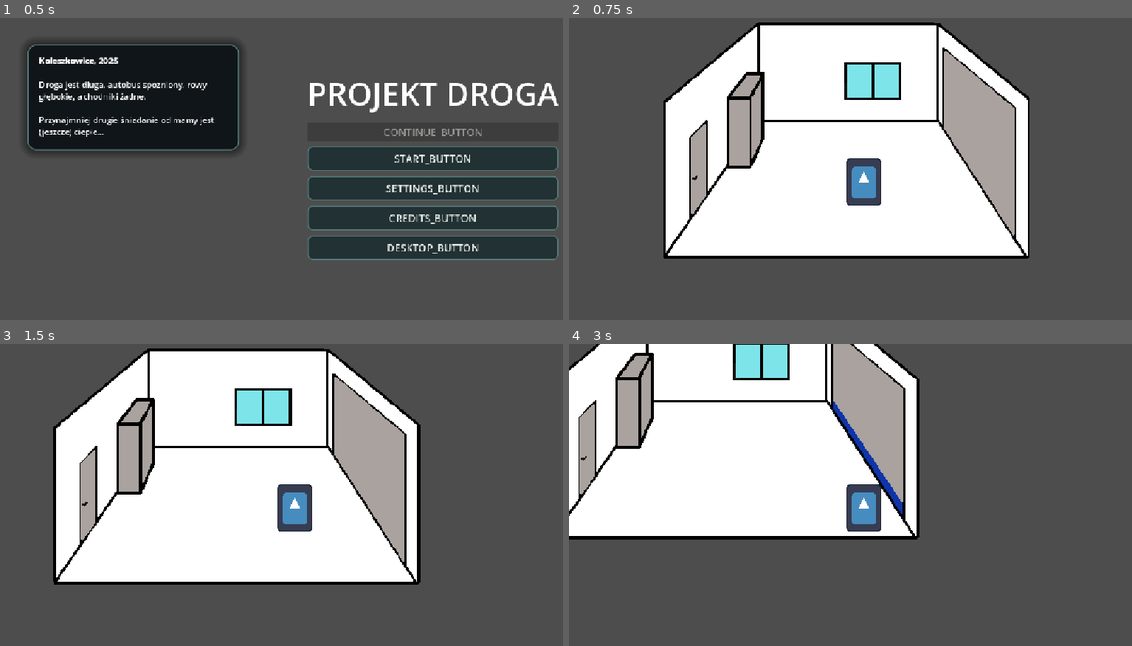
Above: before the commit, frames 1-4 (two rows, left to right).
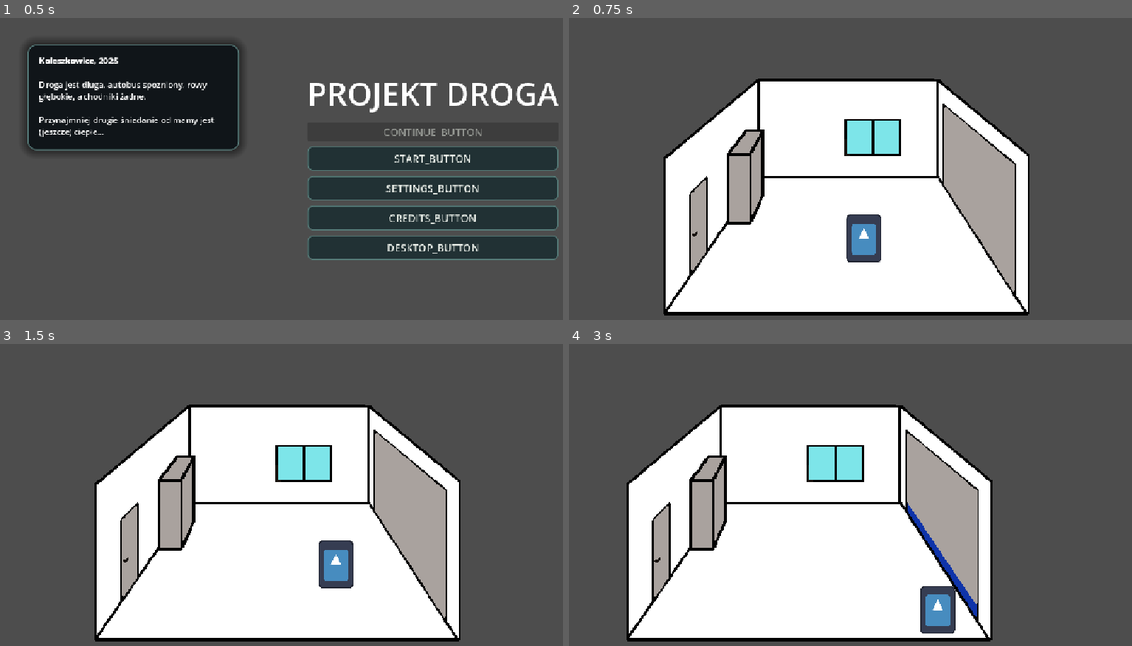
Above: after the commit, the same moments.

Repository: W00jo/projekt-droga
Game: Godot game, scene res://src/menus/main_menu.tscn
Same seed, same stepped clock (60 frames per second), same inputs: the game is played once before the commit and once after it. The project has no main scene, so this scene is started directly. The engine's default icon, where the game draws it, is replaced by a stand-in: a white triangle on a blue panel in a dark square.
Inputs:
- Up to frame 1 (0.5 s): no input
- Up to frame 2 (0.75 s): click "START_BUTTON" at 0.5 s
- Up to frame 3 (1.5 s): tap Enter at 1.25 s; hold D (move_right) from 1.28 s (still down)
- Up to frame 4 (3 s): release D (move_right) at 2.03 s; hold S (move_down) 2.03-2.78 s; hold D (move_right) from 2.78 s (still down)

Frame 1 is identical in both runs. In frame 2, 36% of the frame differs, in the area x 16-82%, y 1-99%; in frame 3, 43%; in frame 4, 53%, in the area x 0-76%, y 0-99%.

Commit message:
Camera movement
Zmieniłem ruch kamery, teraz jest tylko lewo-prawo, tak jak powinno być w scroll sliderze.
+ dodałem "logo" tak by wyświetlał sie fajny obrazek w pliku godota przy wybieraniu plików.

Diff:
--- a/project.godot
+++ b/project.godot
@@ -16,7 +16,7 @@
 
 config/name="Projekt Droga"
 config/features=PackedStringArray("4.6", "GL Compatibility")
-config/icon="res://icon.svg"
+config/icon="uid://5d3e2u0ho6fs"
 
 [autoload]
 
--- a/src/player/player.tscn
+++ b/src/player/player.tscn
@@ -21,3 +21,8 @@
 
 [node name="Camera2D" type="Camera2D" parent="." unique_id=499156092]
 position = Vector2(127, 298)
+limit_left = 0
+limit_top = 0
+limit_bottom = 604
+position_smoothing_enabled = true
+drag_horizontal_enabled = true
Not shown, added: assets/button_click.ogg.import
Binary file added: assets/project_icon.png
Not shown, added: assets/project_icon.png.import
